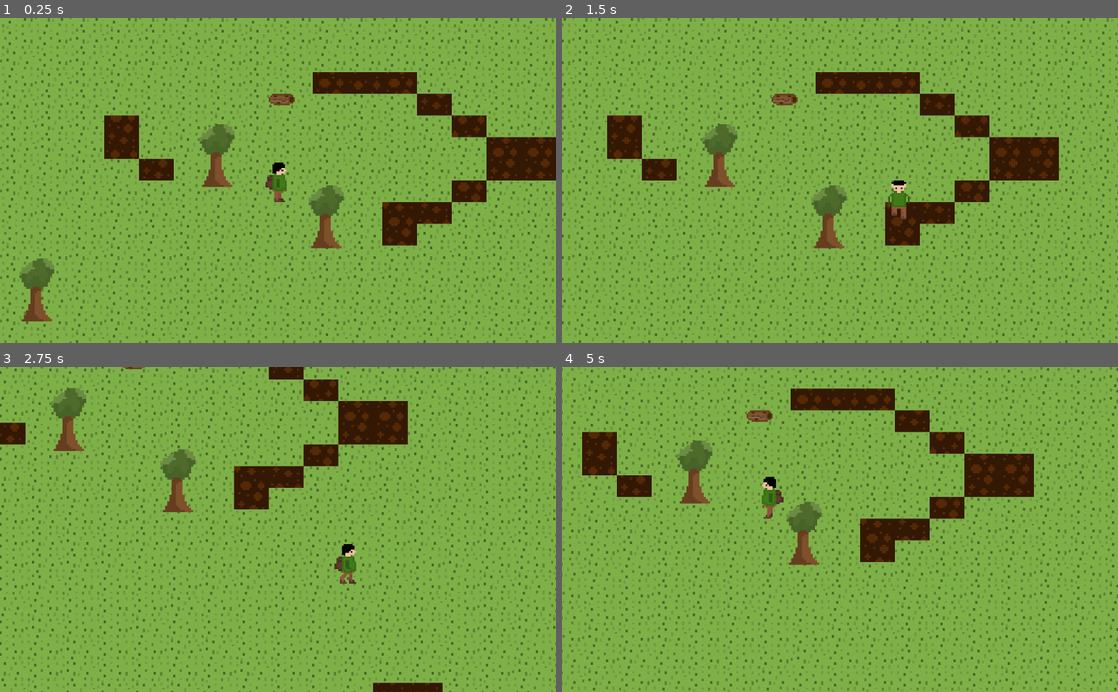
Above: before the commit, frames 1-4 (two rows, left to right).
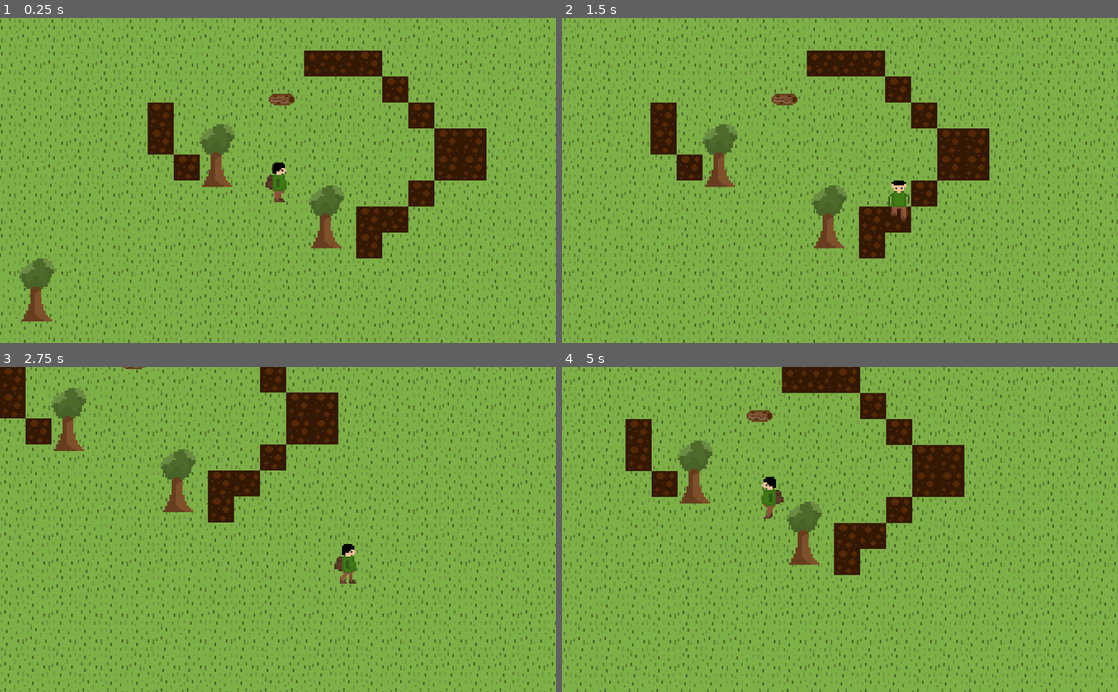
Above: after the commit, the same moments.

Repository: nalton-software/godot-fire-jam
Game: Godot game, scene res://scenes/Main.tscn
Same seed, same stepped clock (60 frames per second), same inputs: the game is played once before the commit and once after it.
Inputs (mouse positions are in pixels of both pictures, inside the frame that each line leads up to):
- Up to frame 1 (0.25 s): no input
- Up to frame 2 (1.5 s): tap Enter at 0.5 s; move the mouse to (890, 216) at 0.52 s; hold Right (ui_right) 0.53-1.28 s; click (890, 216) at 0.67 s; move the mouse to (567, 291) at 1.27 s; hold Down (ui_down) from 1.28 s (still down); click (567, 291) at 1.42 s
- Up to frame 3 (2.75 s): move the mouse to (155, 451) at 2.02 s; release Down (ui_down) at 2.03 s; hold Right (ui_right) from 2.03 s (still down); click (155, 451) at 2.17 s
- Up to frame 4 (5 s): move the mouse to (812, 594) at 2.77 s; release Right (ui_right) at 2.78 s; hold Up (ui_up) 2.78-3.53 s; click (812, 594) at 2.92 s; move the mouse to (1006, 578) at 3.52 s; hold Left (ui_left) from 3.53 s (still down); move the mouse to (673, 480) at 4.27 s

The runs differ from the first frame. In frame 1, 23% of the frame differs, in the area x 0-100%, y 0-100%; in frame 2, 23%; in frame 3, 21%; in frame 4, 23%.

Commit message:
made tilemaps a bit bigger

Diff:
--- a/scenes/Main.tscn
+++ b/scenes/Main.tscn
@@ -18,7 +18,6 @@
 [node name="Dirt" parent="." instance=ExtResource( 6 )]
 
 [node name="Grass" parent="." instance=ExtResource( 1 )]
-scale = Vector2( 4, 2.5 )
 tile_data = PoolIntArray( -1310755, 5, 0, -1310754, 5, 0, -1310753, 5, 1, -1310752, 5, 1, -1310751, 5, 1, -1310750, 5,  …(53177 unchanged characters)…
 
 [node name="YSort" type="YSort" parent="."]
--- a/scenes/tilemaps/Dirt.tscn
+++ b/scenes/tilemaps/Dirt.tscn
@@ -3,7 +3,7 @@
 [ext_resource path="res://resources/tileset.tres" type="TileSet" id=1]
 
 [node name="Dirt" type="TileMap"]
-scale = Vector2( 4, 4 )
+scale = Vector2( 3, 3 )
 tile_set = ExtResource( 1 )
 cell_size = Vector2( 16, 16 )
 format = 1
--- a/scenes/tilemaps/Grass.tscn
+++ b/scenes/tilemaps/Grass.tscn
@@ -3,7 +3,7 @@
 [ext_resource path="res://resources/tileset.tres" type="TileSet" id=1]
 
 [node name="Grass" type="TileMap"]
-scale = Vector2( 4, 4 )
+scale = Vector2( 3, 3 )
 tile_set = ExtResource( 1 )
 cell_size = Vector2( 16, 16 )
 format = 1
